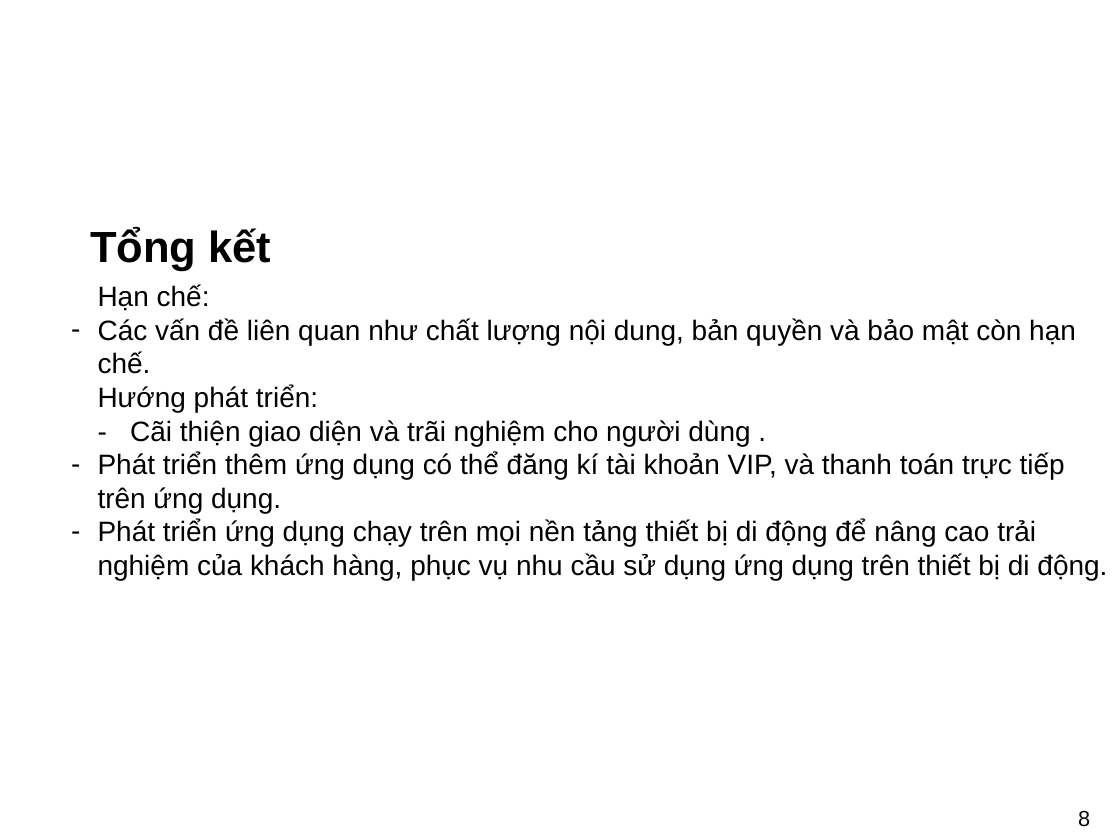
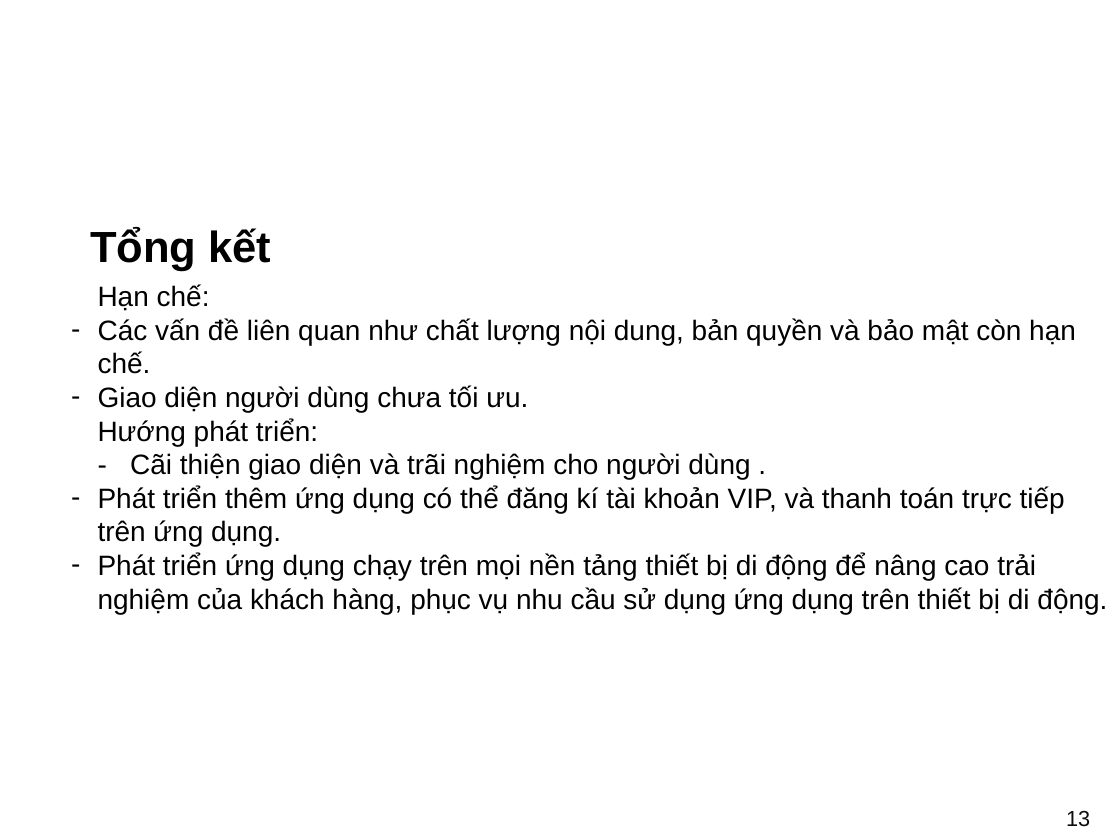
Before and after one commit to Giangoc12333/DATN, a slide deck: slide 13 of GN.ppt (slide 8 before the commit). Drawn at 1120x840 pixels with LibreOffice and Linux fonts; fonts in the diff are those of the drawing; background and template pictures are left out. Boxes give left, top, right and bottom in pixels: in the first picture for what was removed or moved away, otherwise in the second. Text is boxed around its words. In the diff, an @@ line names an element or a change of style, - is before the commit and + after.

```diff
--- a/GN.ppt
+++ b/GN.ppt
@@ text at (98, 385, 528, 412): paragraph added @@
+– Giao diện người dùng chưa tối ưu.
@@ page number at (1066, 810, 1090, 827): text changed @@
-8
+13
```
Also in this commit, not shown: 5 other slides changed, 5 slides added, 34 other files.
